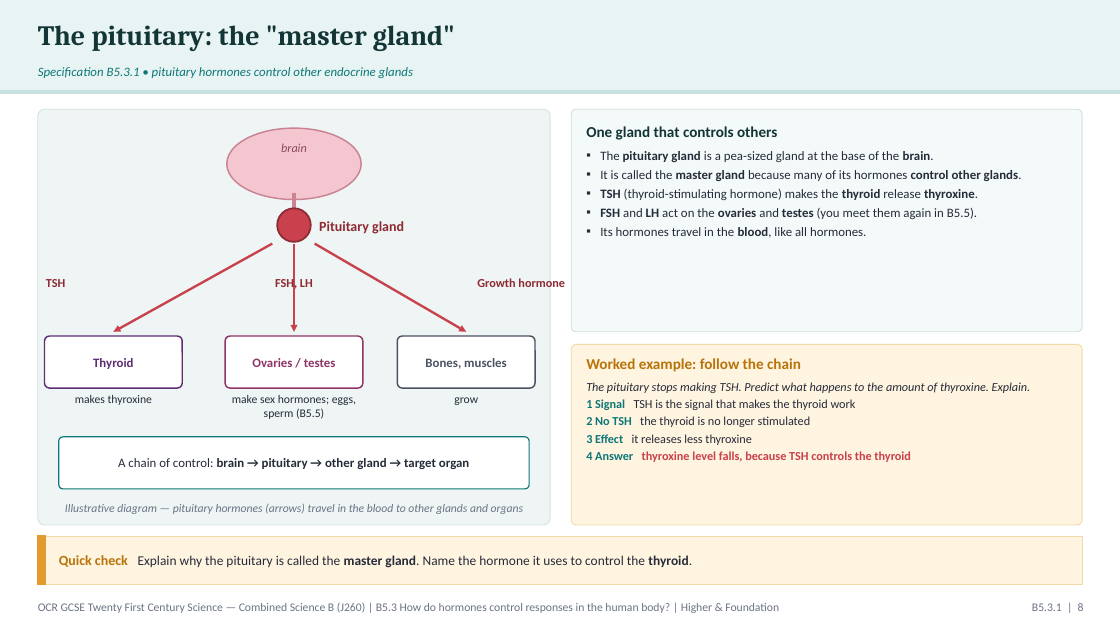
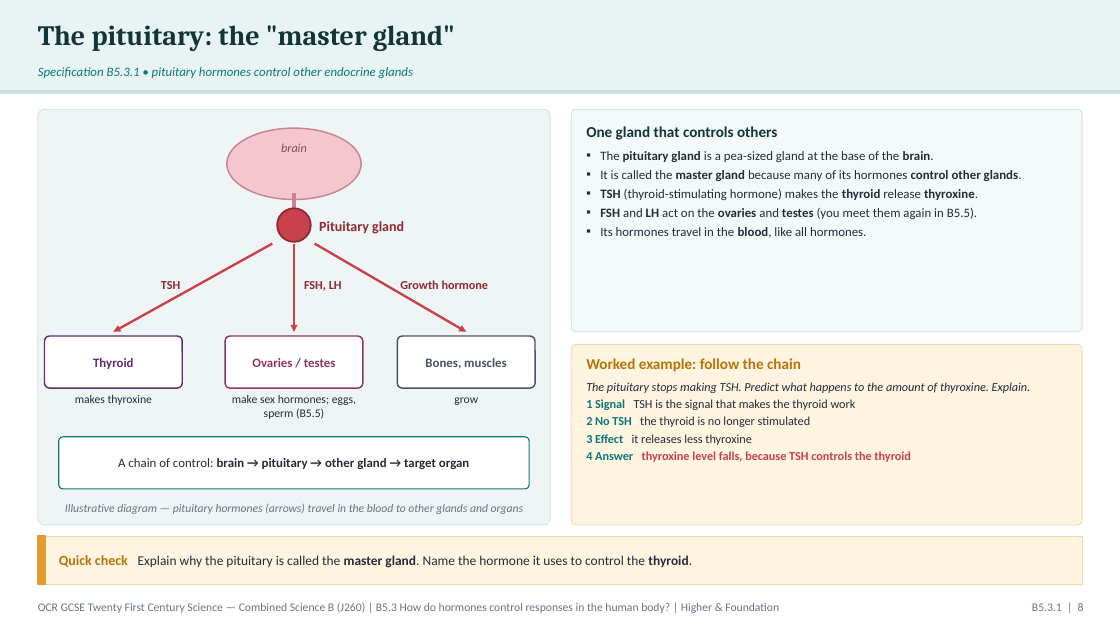
Before and after one commit to pstephenphilip-ship-it/Piri-MBBS, a slide deck: slide 8 of gcse-slides/ocr-biology/OCR21C_B5.3_Hormones_Combined.pptx. Drawn at 1120x630 pixels with LibreOffice and Linux fonts; fonts in the diff are those of the drawing. Boxes give left, top, right and bottom in pixels: in the first picture for what was removed or moved away, otherwise in the second. Text is boxed around its words. In the diff, an @@ line names an element or a change of style, - is before the commit and + after.

```diff
--- a/gcse-slides/ocr-biology/OCR21C_B5.3_Hormones_Combined.pptx
+++ b/gcse-slides/ocr-biology/OCR21C_B5.3_Hormones_Combined.pptx
@@ text "TSH" moved from (x1=46, y1=279, x2=65, y2=287) to (x1=161, y1=281, x2=180, y2=289) @@
@@ text "TSH" at (x1=161, y1=281, x2=180, y2=289): alignment centre to right @@
@@ text "FSH, LH" at (x1=304, y1=281, x2=342, y2=291): alignment centre to left @@
@@ text "FSH, LH" moved from (x1=275, y1=277, x2=313, y2=291) to (x1=304, y1=281, x2=342, y2=291) @@
@@ text "Growth hormone" moved from (x1=477, y1=278, x2=565, y2=287) to (x1=400, y1=280, x2=489, y2=293) @@
@@ text "Growth hormone" at (x1=400, y1=280, x2=489, y2=293): alignment centre to left @@
```
Also in this commit, not shown: 4 other slides changed, 2 other files.
